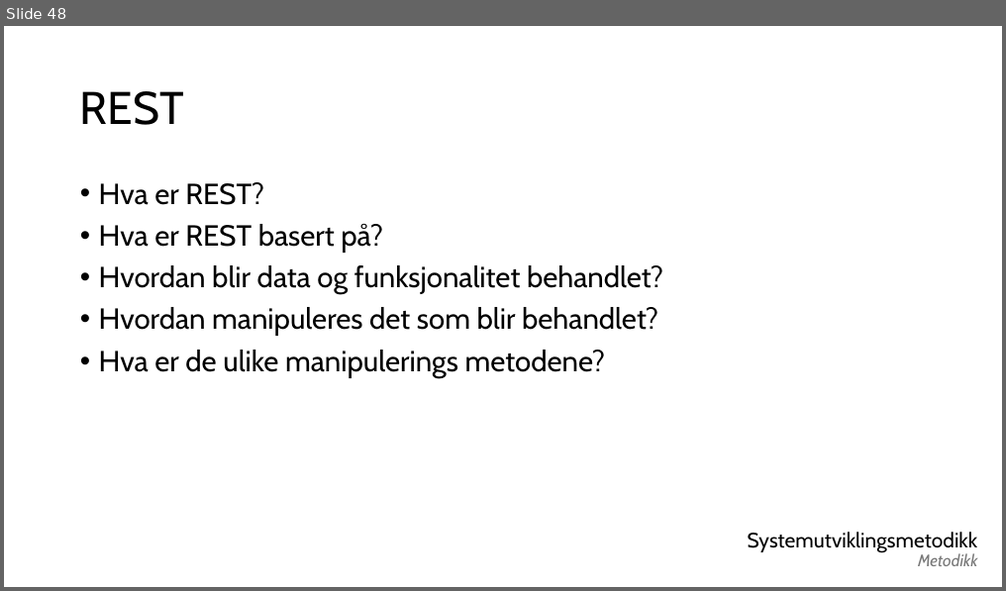
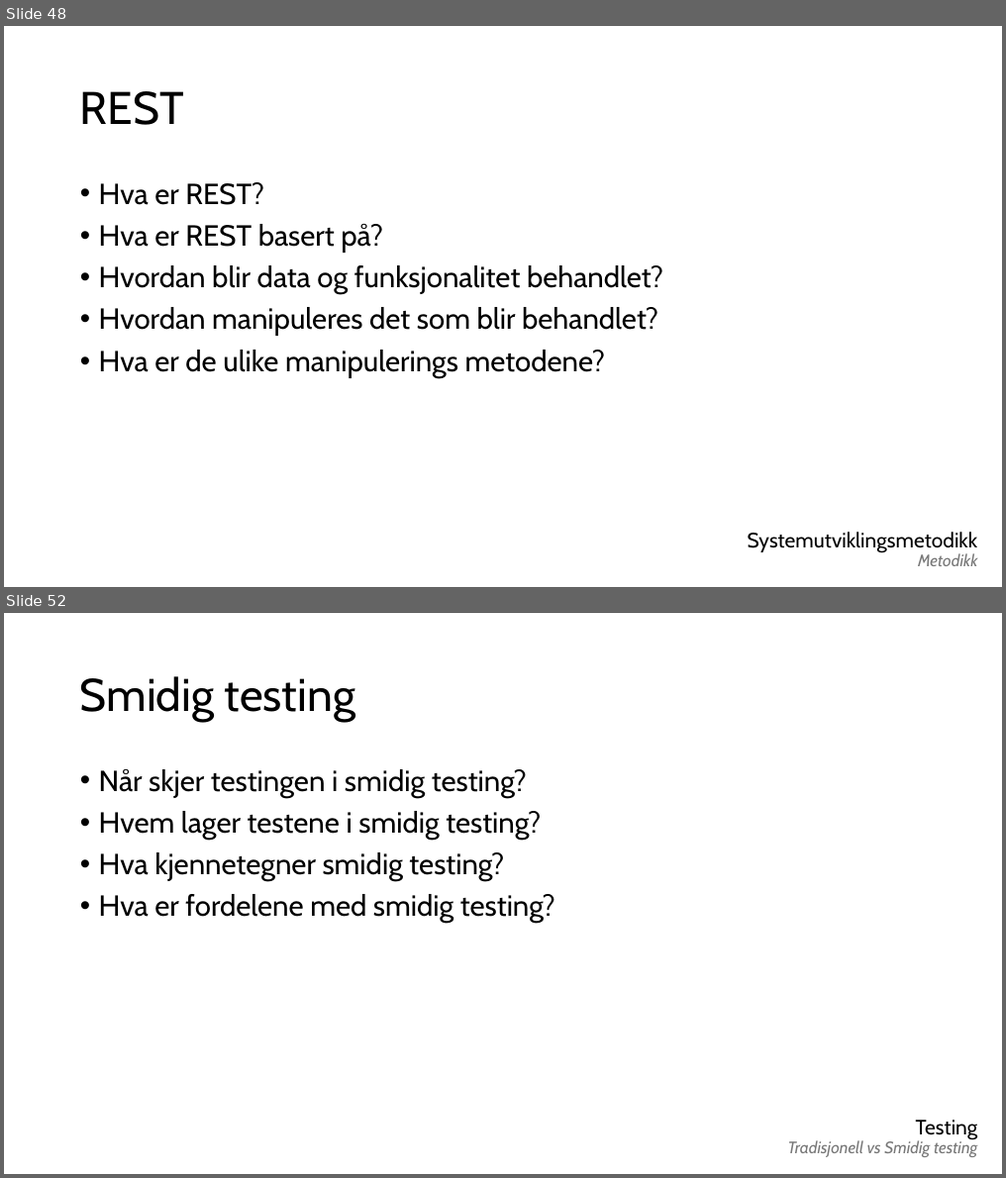
Before and after one commit to real-eo/IDATT1005-Systemutvikling, a slide deck: 2026 VÅR/Eksamensøving/Slides.pptx. Shown one above the other, each under a label of ours: slide 48 before the commit, slides 48 and 52 after it; the slides between them are not shown. The pictures are 1006x591 and 1006x1178 pixels, drawn with LibreOffice and Linux fonts; fonts in the diff are those of the drawing. Boxes give left, top, right and bottom in pixels: in the first picture for what was removed or moved away, otherwise in the second. Text is boxed around its words. In the diff, an @@ line names an element or a change of style, - is before the commit and + after.

```diff
--- a/2026 VÅR/Eksamensøving/Slides.pptx
+++ b/2026 VÅR/Eksamensøving/Slides.pptx
@@ slide 52 added at bbox=[4, 613, 1002, 1174], background #FFFFFF @@
@@ title added at bbox=[80, 676, 355, 722], 44 pt, text #000000 @@
+Smidig testing
@@ text added at bbox=[99, 769, 555, 924], 28 pt, text #000000 @@
+• Når skjer testingen i smidig testing?
+• Hvem lager testene i smidig testing?
+• Hva kjennetegner smidig testing?
+• Hva er fordelene med smidig testing?
@@ text added at bbox=[788, 1140, 977, 1157], 16 pt, text #797979, italic @@
+Tradisjonell vs Smidig testing
@@ text added at bbox=[916, 1120, 978, 1141], 20 pt, text #000000 @@
+Testing
```
Also in this commit, not shown: 5 slides changed, 28 other slides added.
